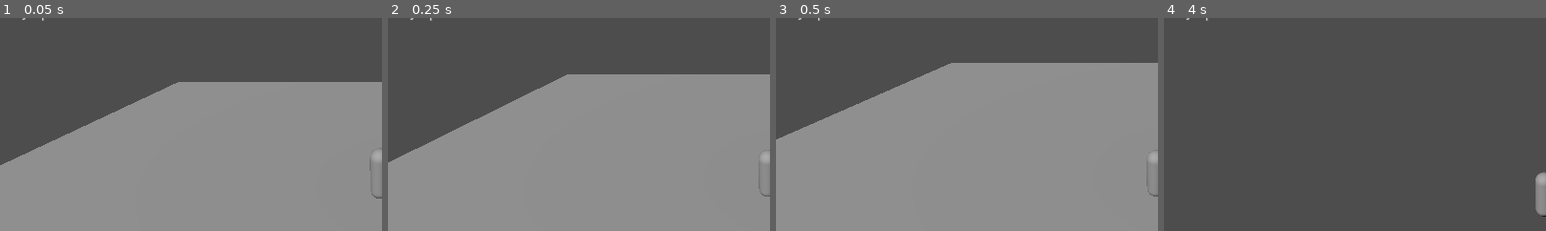
Above: before the commit, frames 1-4 (left to right).
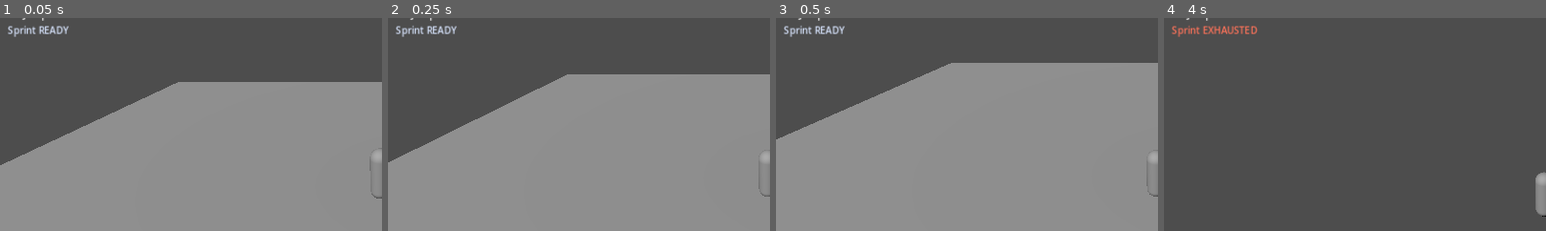
Above: after the commit, the same moments.

Repository: thegoatleroyjenkins/arpg-game
Game: Godot game, scene res://prototype3d/main_3d.tscn
Two runs of this game, one before a commit and one after it. Both use one fixed random seed, a clock stepped at 60 frames per second and the inputs below. This scene is started directly instead of the project's main scene.
Inputs (mouse positions are % of the whole screen's width and height, from its top left):
- Up to frame 1 (0.05 s): no input
- Up to frame 2 (0.25 s): no input
- Up to frame 3 (0.5 s): no input
- Up to frame 4 (4 s): tap Enter (ui_accept) at 0.5 s; move the mouse to (55, 49) at 0.52 s; hold Shift (sprint) 0.53-1.28 s; hold W (move_up) from 0.53 s (still down); tap Q (dash) at 0.6, 1.55, 2.85 s; tap Space (jump) at 0.77, 1.52, 3.02, 3.77 s; move the mouse to (45, 50) at 1.27 s; tap Shift (sprint) at 1.35, 2.3 s; move the mouse to (52, 48) at 2.02 s; press the mouse at (52, 48) at 2.03 s; move the mouse to (49, 51) at 2.77 s; release the mouse at (49, 51) at 2.78 s; move the mouse to (57, 51) at 3.52 s; hold Shift (sprint) from 3.53 s (still down)
The pictures show only the part of the screen within x 0-50%, y 14-64%; the shares and areas given below are measured in that part.

The runs differ from the first frame. In frame 1, 0.4% of the frame differs, in the area x 2-18%, y 3-9%; in frame 2, 0.4%; in frame 3, 0.4%; in frame 4, 0.6%, in the area x 2-25%, y 3-9%.

Commit message:
Add sprint state HUD feedback in 3D prototype

Diff:
--- a/prototype3d/main_3d.tscn
+++ b/prototype3d/main_3d.tscn
@@ -85,3 +85,7 @@
 [node name="AirJumpLabel" type="Label" parent="StaminaHud/MarginContainer/VBoxContainer"]
 layout_mode = 2
 text = "Air Jumps 1 / 1"
+
+[node name="SprintStateLabel" type="Label" parent="StaminaHud/MarginContainer/VBoxContainer"]
+layout_mode = 2
+text = "Sprint READY"
--- a/prototype3d/player_3d.gd
+++ b/prototype3d/player_3d.gd
@@ -11,6 +11,7 @@
 signal dash_cooldown_changed(remaining: float, max_value: float)
 signal dash_charges_changed(current: int, max_value: int)
 signal air_jumps_changed(current: int, max_value: int)
+signal sprint_state_changed(is_sprinting: bool, is_exhausted: bool)
 
 var look_target: Vector3
 var target_camera_distance: float = 0.0
@@ -31,6 +32,9 @@
 var camera_look_ahead: Vector3 = Vector3.ZERO
 var camera_impulse_offset: Vector3 = Vector3.ZERO
 var landing_recovery_left: float = 0.0
+var sprinting_now: bool = false
+var _last_emitted_sprinting: bool = false
+var _last_emitted_sprint_exhausted: bool = false
 
 func _ready() -> void:
 	look_target = global_position
@@ -43,6 +47,7 @@
 	_emit_dash_charges_changed()
 	_emit_dash_cooldown_changed()
 	_emit_air_jumps_changed()
+	_emit_sprint_state_changed(true)
 	Input.set_mouse_mode(Input.MOUSE_MODE_CAPTURED)
 
 func _unhandled_input(event: InputEvent) -> void:
@@ -150,6 +155,9 @@
 		_update_dash_direction(move_dir, delta)
 		velocity.x = dash_direction.x * tuning.dash_speed
 		velocity.z = dash_direction.z * tuning.dash_speed
+		if sprinting_now:
+			sprinting_now = false
+			_emit_sprint_state_changed()
 	else:
 		var is_recovering := landing_recovery_left > 0.0
 		var is_moving := move_dir.length() > 0.01
@@ -166,6 +174,9 @@
 				sprint_exhausted = true
 		else:
 			_regen_stamina(delta, is_moving and not is_recovering)
+
+		sprinting_now = is_sprinting
+		_emit_sprint_state_changed()
 
 		var ramp_up: float = max(0.01, tuning.sprint_ramp_up_per_second)
 		var ramp_down: float = max(0.01, tuning.sprint_ramp_down_per_second)
@@ -347,3 +358,10 @@
 
 func _emit_air_jumps_changed() -> void:
 	air_jumps_changed.emit(air_jumps_left, max(0, tuning.max_air_jumps))
+
+func _emit_sprint_state_changed(force: bool = false) -> void:
+	if not force and sprinting_now == _last_emitted_sprinting and sprint_exhausted == _last_emitted_sprint_exhausted:
+		return
+	_last_emitted_sprinting = sprinting_now
+	_last_emitted_sprint_exhausted = sprint_exhausted
+	sprint_state_changed.emit(sprinting_now, sprint_exhausted)
--- a/prototype3d/stamina_hud_3d.gd
+++ b/prototype3d/stamina_hud_3d.gd
@@ -7,6 +7,7 @@
 @onready var dash_cooldown_bar: ProgressBar = $MarginContainer/VBoxContainer/DashCooldownBar
 @onready var dash_cooldown_label: Label = $MarginContainer/VBoxContainer/DashCooldownLabel
 @onready var air_jump_label: Label = $MarginContainer/VBoxContainer/AirJumpLabel
+@onready var sprint_state_label: Label = $MarginContainer/VBoxContainer/SprintStateLabel
 
 var dash_charges_current: int = 0
 var dash_charges_max: int = 1
@@ -29,11 +30,15 @@
 	if not player.has_signal("air_jumps_changed"):
 		push_warning("StaminaHud3D target does not expose air_jumps_changed signal")
 		return
+	if not player.has_signal("sprint_state_changed"):
+		push_warning("StaminaHud3D target does not expose sprint_state_changed signal")
+		return
 
 	player.stamina_changed.connect(_on_stamina_changed)
 	player.dash_cooldown_changed.connect(_on_dash_cooldown_changed)
 	player.dash_charges_changed.connect(_on_dash_charges_changed)
 	player.air_jumps_changed.connect(_on_air_jumps_changed)
+	player.sprint_state_changed.connect(_on_sprint_state_changed)
 	var current_stamina := float(player.get("stamina"))
 	var current_dash_cooldown := float(player.call("_next_dash_ready_remaining"))
 	var current_dash_charges := int(player.get("dash_charges"))
@@ -52,6 +57,7 @@
 	_on_dash_charges_changed(current_dash_charges, max_dash_charges)
 	_on_dash_cooldown_changed(current_dash_cooldown, max_dash_cooldown)
 	_on_air_jumps_changed(current_air_jumps, max_air_jumps)
+	_on_sprint_state_changed(bool(player.get("sprinting_now")), bool(player.get("sprint_exhausted")))
 
 func _on_stamina_changed(current: float, max_value: float) -> void:
 	stamina_bar.max_value = max(1.0, max_value)
@@ -74,3 +80,14 @@
 	var clamped_max: int = max(0, max_value)
 	var clamped_current: int = clampi(current, 0, clamped_max)
 	air_jump_label.text = "Air Jumps %d / %d" % [clamped_current, clamped_max]
+
+func _on_sprint_state_changed(is_sprinting: bool, is_exhausted: bool) -> void:
+	if is_exhausted:
+		sprint_state_label.text = "Sprint EXHAUSTED"
+		sprint_state_label.modulate = Color(1.0, 0.45, 0.35)
+	elif is_sprinting:
+		sprint_state_label.text = "Sprint ACTIVE"
+		sprint_state_label.modulate = Color(0.7, 1.0, 0.7)
+	else:
+		sprint_state_label.text = "Sprint READY"
+		sprint_state_label.modulate = Color(0.85, 0.9, 1.0)
Not shown, changed: README.md
